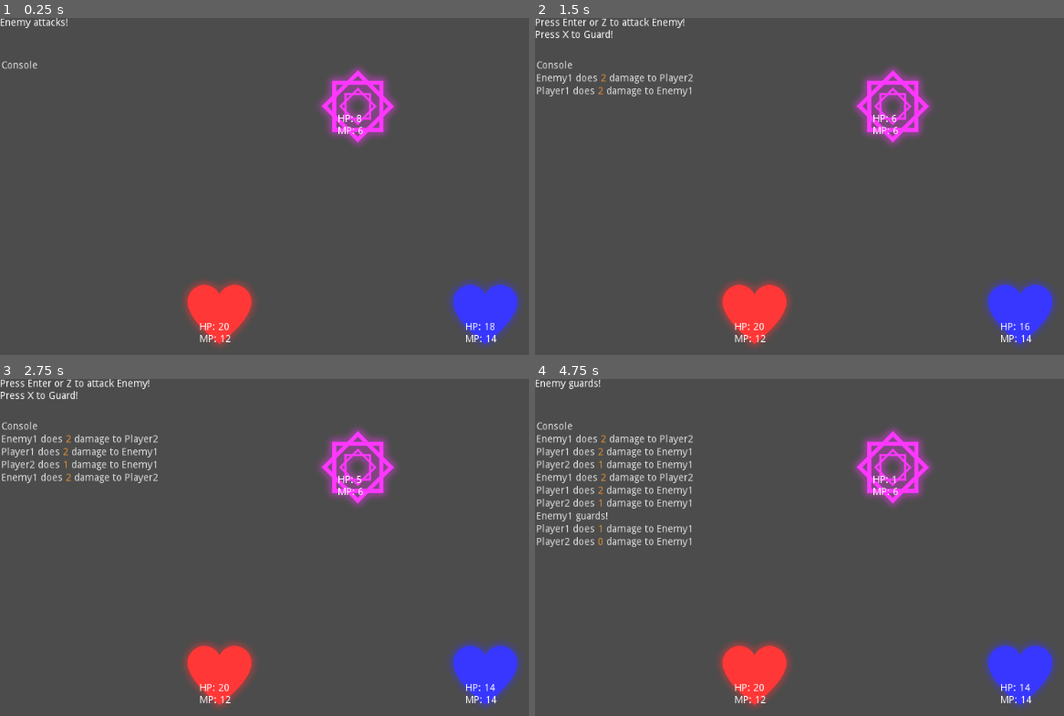
Above: before the commit, frames 1-4 (two rows, left to right).
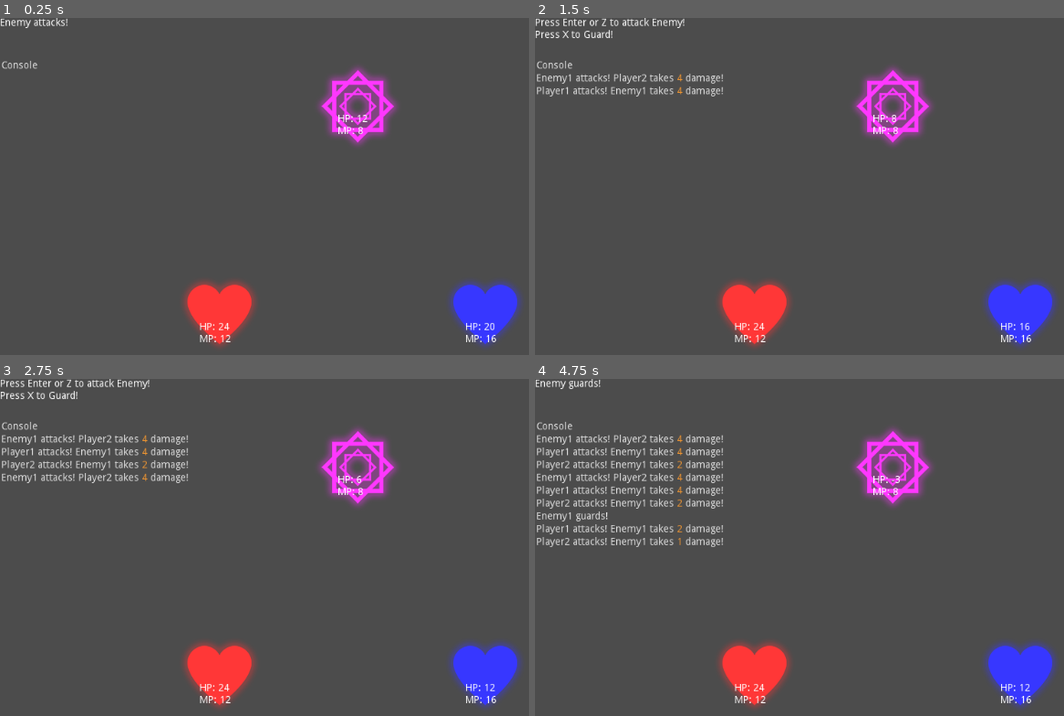
Above: after the commit, the same moments.

Repository: ExPorygon/GensoRune
Game: Godot game, scene res://Game.tscn
Same seed, same stepped clock (60 frames per second), same inputs: the game is played once before the commit and once after it.
Inputs:
- Up to frame 1 (0.25 s): no input
- Up to frame 2 (1.5 s): tap Enter (ui_accept) at 0.5, 0.77, 1.25 s
- Up to frame 3 (2.75 s): tap Enter (ui_accept) at 1.52, 2 s
- Up to frame 4 (4.75 s): tap Enter (ui_accept) at 2.75, 3.02, 3.5, 3.77, 4.25, 4.52 s

The runs differ from the first frame. In frame 1, less than 0.1% of the frame differs, in the area x 42-94%, y 28-97%; in frame 2, 0.8%; in frame 3, 1.6%; in frame 4, 3.2%, in the area x 7-94%, y 16-97%.

Commit message:
Add Misc Improvements
-Update battler stats
-Move Actions to Battler base scene
-Updated combat log messages

Diff:
--- a/Attack.gd
+++ b/Attack.gd
@@ -6,4 +6,4 @@
 	if target.isGuarding:
 		damage = damage / 2
 	target.stats.health -= damage
-	emit_signal("output_text",actor.name + " does " + str(damage) + " damage to " + target.name)
+	emit_signal("battle_log_text",actor.name + " attacks! " + target.name + " takes " + str(damage) + " damage!")
--- a/Battler.tscn
+++ b/Battler.tscn
@@ -1,7 +1,9 @@
-[gd_scene load_steps=3 format=2]
+[gd_scene load_steps=5 format=2]
 
 [ext_resource path="res://BattlerAI.gd" type="Script" id=1]
 [ext_resource path="res://Battler.gd" type="Script" id=2]
+[ext_resource path="res://Guard.gd" type="Script" id=3]
+[ext_resource path="res://Attack.gd" type="Script" id=4]
 
 [node name="Battler" type="Node2D"]
 script = ExtResource( 2 )
@@ -19,3 +21,11 @@
 __meta__ = {
 "_edit_use_anchors_": false
 }
+
+[node name="Actions" type="Node" parent="."]
+
+[node name="Attack" type="Node" parent="Actions"]
+script = ExtResource( 4 )
+
+[node name="Guard" type="Node" parent="Actions"]
+script = ExtResource( 3 )
--- a/CombatAction.gd
+++ b/CombatAction.gd
@@ -2,7 +2,7 @@
 
 class_name CombatAction
 
-signal output_text
+signal battle_log_text
 
 onready var Game = get_tree().get_root().get_node("Game")
 onready var Console = Game.get_node("Console")
@@ -11,7 +11,7 @@
 func _ready():
 	if Console:
 		print("Console exists")
-		connect('output_text', Console, '_on_output_text')
+		connect('battle_log_text', Console, '_on_battle_log_text')
 	else:
 		print("Console does not exist")
 
--- a/Console.gd
+++ b/Console.gd
@@ -7,6 +7,5 @@
 func _ready():
 	output.text = "Console"
 
-func _on_output_text(text):
-	print("Signal received!")
+func _on_battle_log_text(text):
 	output.text = str(output.text, "\n", text)
--- a/Guard.gd
+++ b/Guard.gd
@@ -2,4 +2,4 @@
 
 func execute(target: Battler):
 	actor.isGuarding = true
-	emit_signal("output_text",actor.name + " guards!")
+	emit_signal("battle_log_text",actor.name + " guards!")
--- a/TurnQueue.tscn
+++ b/TurnQueue.tscn
@@ -8,8 +8,6 @@
 [ext_resource path="res://enemy/enemy1_stats.tres" type="Resource" id=6]
 [ext_resource path="res://player/player_ai.gd" type="Script" id=7]
 [ext_resource path="res://enemy/enemy_ai.gd" type="Script" id=8]
-[ext_resource path="res://Guard.gd" type="Script" id=9]
-[ext_resource path="res://Attack.gd" type="Script" id=10]
 
 [node name="TurnQueue" type="Node2D"]
 script = ExtResource( 3 )
@@ -24,14 +22,6 @@
 [node name="AI" parent="Enemy1" index="1"]
 script = ExtResource( 8 )
 
-[node name="Actions" type="Node" parent="Enemy1"]
-
-[node name="Attack" type="Node" parent="Enemy1/Actions"]
-script = ExtResource( 10 )
-
-[node name="Guard" type="Node" parent="Enemy1/Actions"]
-script = ExtResource( 9 )
-
 [node name="Player1" parent="." instance=ExtResource( 2 )]
 position = Vector2( 308, 416 )
 stats = ExtResource( 4 )
@@ -41,14 +31,6 @@
 
 [node name="AI" parent="Player1" index="1"]
 script = ExtResource( 7 )
-
-[node name="Actions" type="Node" parent="Player1"]
-
-[node name="Attack" type="Node" parent="Player1/Actions"]
-script = ExtResource( 10 )
-
-[node name="Guard" type="Node" parent="Player1/Actions"]
-script = ExtResource( 9 )
 
 [node name="Player2" parent="." instance=ExtResource( 2 )]
 position = Vector2( 681, 416 )
@@ -60,14 +42,6 @@
 [node name="AI" parent="Player2" index="1"]
 script = ExtResource( 7 )
 
-[node name="Actions" type="Node" parent="Player2"]
-
-[node name="Attack" type="Node" parent="Player2/Actions"]
-script = ExtResource( 10 )
-
-[node name="Guard" type="Node" parent="Player2/Actions"]
-script = ExtResource( 9 )
-
 [editable path="Enemy1"]
 [editable path="Player1"]
 [editable path="Player2"]
--- a/enemy/enemy1_stats.tres
+++ b/enemy/enemy1_stats.tres
@@ -4,10 +4,10 @@
 
 [resource]
 script = ExtResource( 1 )
-max_health = 8
-max_mana = 6
-attack = 2
+max_health = 12
+max_mana = 8
+attack = 4
 defense = 1
-speed = 1
+speed = 2
 level = 1
 experience = 0
--- a/player/player1_stats.tres
+++ b/player/player1_stats.tres
@@ -4,10 +4,10 @@
 
 [resource]
 script = ExtResource( 1 )
-max_health = 20
+max_health = 24
 max_mana = 12
-attack = 3
+attack = 5
 defense = 1
-speed = 1
+speed = 2
 level = 1
 experience = 0
--- a/player/player2_stats.tres
+++ b/player/player2_stats.tres
@@ -4,10 +4,10 @@
 
 [resource]
 script = ExtResource( 1 )
-max_health = 18
-max_mana = 14
-attack = 2
+max_health = 20
+max_mana = 16
+attack = 3
 defense = 0
-speed = 2
+speed = 3
 level = 1
 experience = 0
Not shown: 1 places in TurnQueue.tscn that only renumber resources
